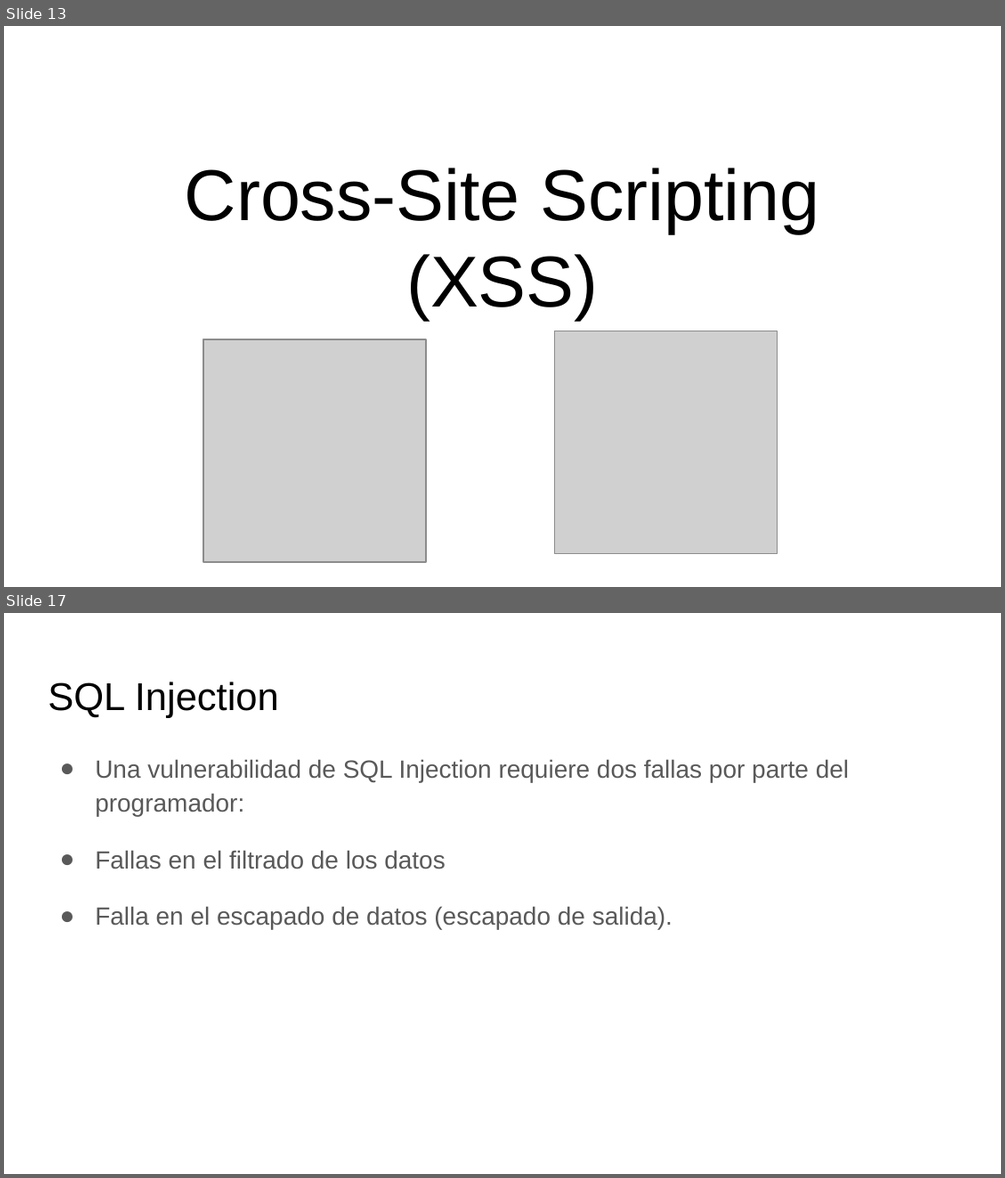
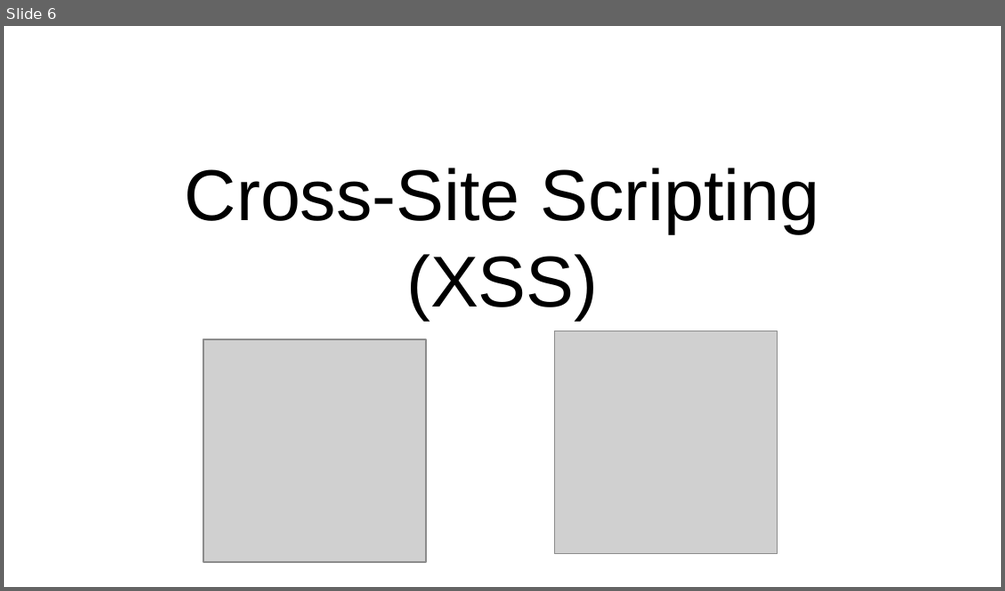
Before and after one commit to AshWilliams/Seguridad.Net, a slide deck: Seguridad_de_aplicaciones_web.pptx. Shown one above the other, each under a label of ours: slides 13 and 17 before the commit, slide 6 after it; the slides between them are not shown. The pictures are 1005x1178 and 1005x591 pixels, drawn with LibreOffice and Linux fonts; fonts in the diff are those of the drawing; grey boxes stand for pictures. Boxes give left, top, right and bottom in pixels: in the first picture for what was removed or moved away, otherwise in the second. Text is boxed around its words. In the diff, an @@ line names an element or a change of style, - is before the commit and + after.

```diff
--- a/Seguridad_de_aplicaciones_web.pptx
+++ b/Seguridad_de_aplicaciones_web.pptx
@@ slide 17 removed at box(4, 613, 1001, 1174), background #FFFFFF @@
@@ title removed at box(48, 682, 279, 718) @@
-SQL Injection
@@ text removed at box(95, 759, 849, 930) @@
-● Una vulnerabilidad de SQL Injection requiere dos fallas por parte del programador:
-● Fallas en el filtrado de los datos
-● Falla en el escapado de datos (escapado de salida).
@@ what was slide 13 is now slide 6 @@
```
Also in this commit, not shown: 6 slides changed, 10 slides added, 15 other slides removed, 2 other files.
